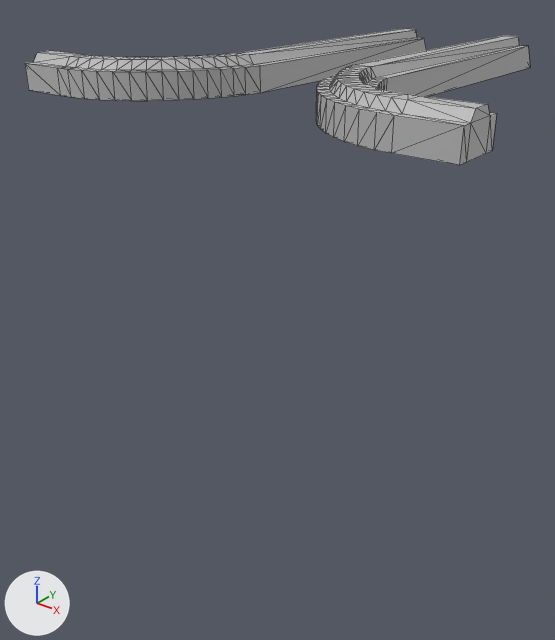
A saved change to the FBX model Assets/RawAssets/FBX meshes/Jetties.fbx.
Both versions are drawn from a 50 mm lens placed at (0.0456, -0.0706, 0.0129), pointed at (-0.0044, -0.0081, -0.0258). Arrows for +X, +Y and +Z are at lower left; the lights stay in place. Mesh edges are drawn as thin lines. Where no turn or scale is listed for an object, it has been applied to the vertices.

In view in the first picture: 'jetties'.
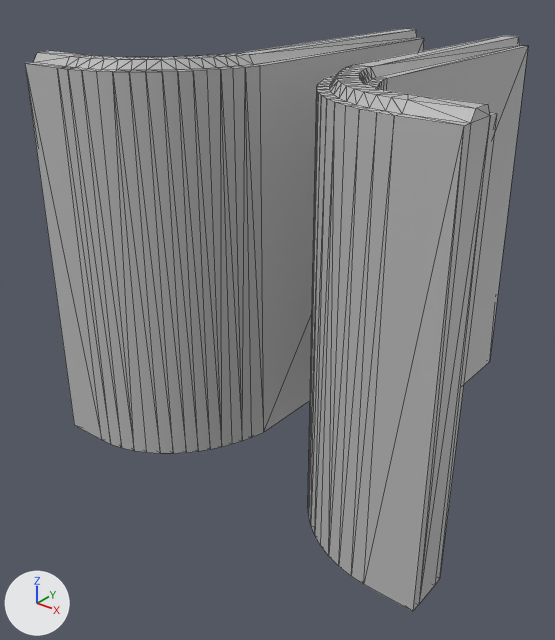
The newer file is also turned or shifted as a whole; pictures and numbers use the older file's frame.

What changed in the scene script:
```text
Change me_mesh:
    where me_mesh.from_pydata(...)  # 344 vertices, 680 faces; spans x -0.0237..0.0237, y -0.024..0.0241, z 0.0..0.0034
    used by ob_jetties; location = (0.0, 0.0, 0.0)
    me_mesh part 1: all 140 vertices in x -0.0237..0.0237, y -0.024..0.0241, z 0.0 are moved by (0.0, 0.0, -0.04)
```

Location of each change, [x1, y1, x2, y2] in pixels of the pictures (555 x 640 px; the box of a moved part takes in the faces that stretch with it):
'jetties', reshaped (326% taller)
    before: [25, 29, 530, 165]
    after: [25, 29, 528, 611]
part 1 of me_mesh, moved or reshaped
    before: [25, 37, 530, 165]
    after: [25, 38, 528, 611]
